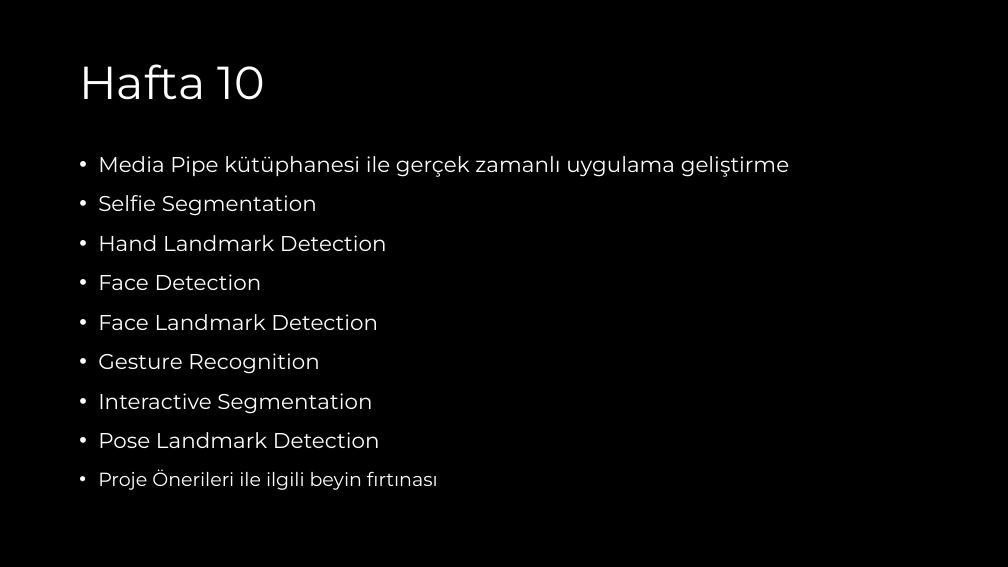
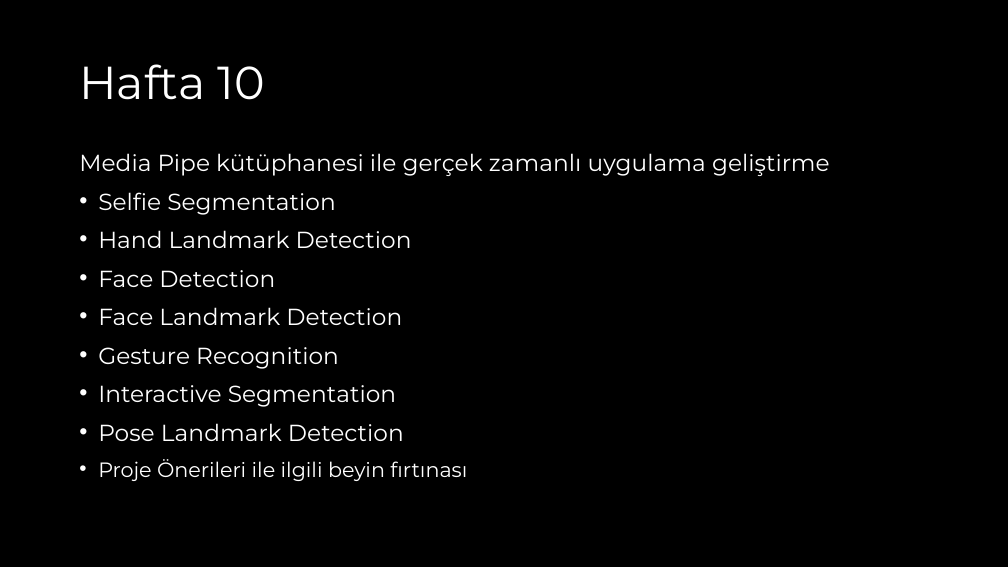
Before and after one commit to akaraci/Makine-Ogrenmesi, a slide deck: slide 13 of Sunular/MÖT-Hafta-1.pptx. Drawn at 1008x567 pixels with LibreOffice and Linux fonts; fonts in the diff are those of the drawing. Boxes give left, top, right and bottom in pixels: in the first picture for what was removed or moved away, otherwise in the second. Text is boxed around its words. In the diff, an @@ line names an element or a change of style, - is before the commit and + after.

```diff
--- a/Sunular/MÖT-Hafta-1.pptx
+++ b/Sunular/MÖT-Hafta-1.pptx
@@ text "Media Pipe kütüphanesi ile gerçek ..." at <box>79,153,830,481</box>: size 15.3 to 16.6 pt in "Media Pipe kütüphanesi ile gerçek zamanlı uygulama ...", "Selfie Segmentation", "Hand Landmark Detection", "Face Detection" and 4 more places; size 13.6 to 14.8 pt in "Proje Önerileri ile ilgili beyin fırtınası"; bullet • to none; line spacing 0.8 to 0.7 @@
```
Also in this commit, not shown: 14 other slides changed.
